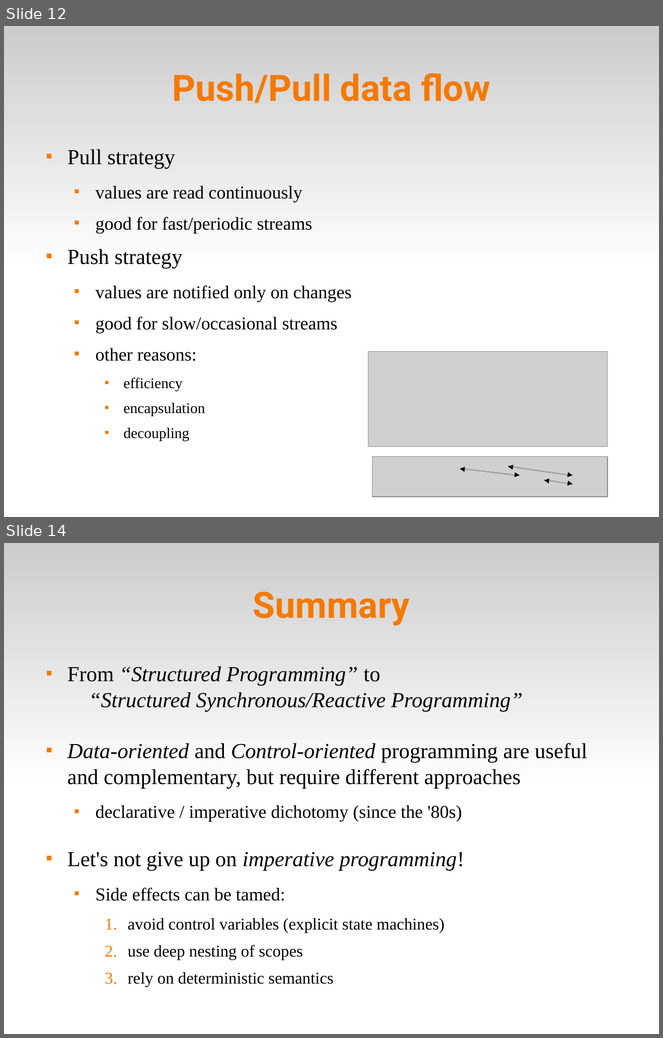
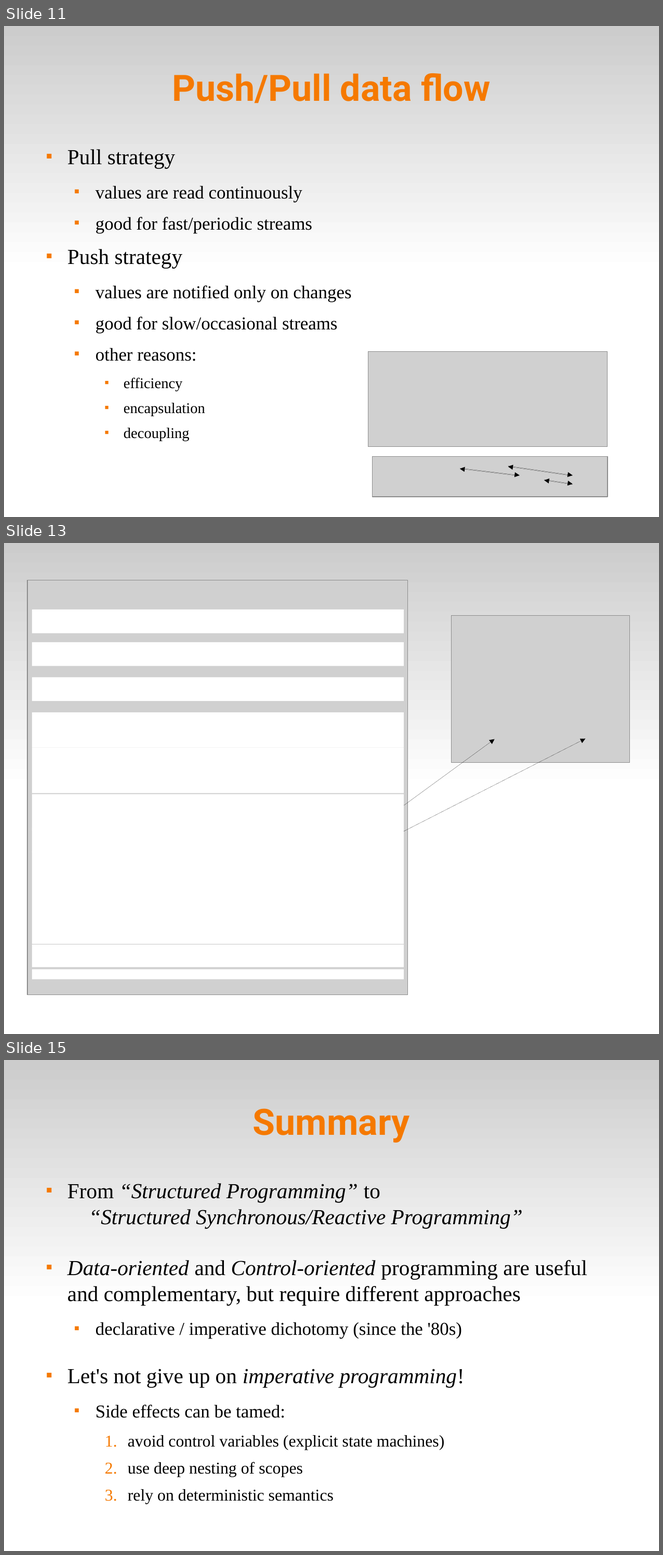
Before and after one commit to fsantanna-no/ceu-docs, a slide deck: ceu_curryon.odp. Shown one above the other, each under a label of ours: slides 12 and 14 before the commit, slides 11, 13 and 15 after it; the slides between them are not shown. The pictures are 663x1038 and 663x1555 pixels, drawn with LibreOffice and Linux fonts; fonts in the diff are those of the drawing; grey boxes stand for pictures. Boxes give left, top, right and bottom in pixels: in the first picture for what was removed or moved away, otherwise in the second. Text is boxed around its words. In the diff, an @@ line names an element or a change of style, - is before the commit and + after.

```diff
--- a/ceu_curryon.odp
+++ b/ceu_curryon.odp
@@ slide 13 added at [4, 543, 659, 1034], background #FFFFFF; not listed: 1 template element that a slide beside it also shows @@
@@ picture added at [27, 580, 408, 995] @@
@@ rectangle added at [32, 610, 404, 633], fill #FFFFFF @@
@@ picture added at [452, 615, 630, 763] @@
@@ rectangle added at [32, 642, 404, 666], fill #FFFFFF @@
@@ rectangle added at [32, 677, 404, 701], fill #FFFFFF @@
@@ rectangle added at [32, 713, 404, 736], fill #FFFFFF @@
@@ rectangle added at [32, 736, 404, 748], fill #FFFFFF @@
@@ arrow added from (286, 891) to (495, 739), #000000 0 pt @@
@@ arrow added from (286, 891) to (586, 739), #000000 0 pt @@
@@ rectangle added at [32, 747, 404, 793], fill #FFFFFF @@
@@ rectangle added at [32, 795, 404, 807], fill #FFFFFF @@
@@ rectangle added at [32, 807, 404, 831], fill #FFFFFF @@
@@ rectangle added at [32, 828, 404, 853], fill #FFFFFF @@
@@ rectangle added at [32, 851, 404, 933], fill #FFFFFF @@
@@ rectangle added at [32, 945, 404, 956], fill #FFFFFF @@
@@ rectangle added at [32, 933, 404, 944], fill #FFFFFF @@
@@ rectangle added at [32, 956, 404, 968], fill #FFFFFF @@
@@ rectangle added at [32, 970, 404, 980], fill #FFFFFF @@
@@ what was slide 12 is now slide 11 @@
@@ what was slide 14 is now slide 15 @@
```
Also in this commit, not shown: 4 slides changed, 1 other slide added, 3 slides removed, 4 other files.
